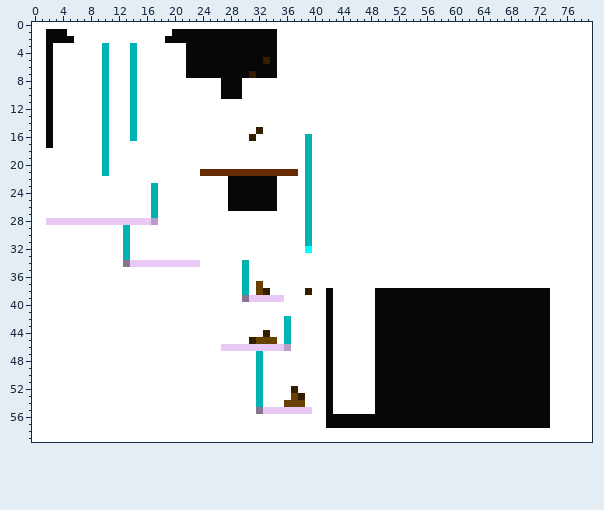
One commit to this sprite sheet: source/level_data/layouts/level4/layer1.png. The picture above is the old version.
The file is 80x60 pixels.
And afterwards:
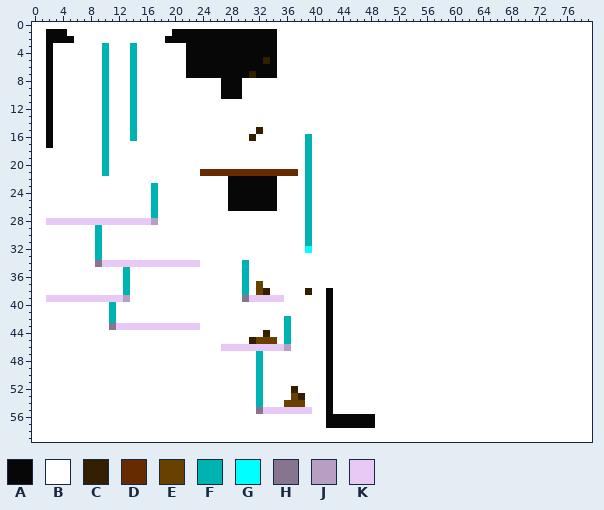
Palette (. is transparent): A #070707  B #ffffff  C #331f00  D #662b00  E #684000  F #00b3b3  G #00ffff  H #87758f  J #b79ec2  K #e8c9f6
The edit:
y 29..33: x 9 B -> F; x 13 F -> B
y 34: x 9..13 BBBBH -> HKKKK
y 35..37: x 13 B -> F
y 38: x 13 B -> F; x 49..73 AAAAAAAAAAAAAAAAAAAAAAAAA -> BBBBBBBBBBBBBBBBBBBBBBBBB
y 39: x 2..13 BBBBBBBBBBBB -> KKKKKKKKKKKJ; x 49..73 AAAAAAAAAAAAAAAAAAAAAAAAA -> BBBBBBBBBBBBBBBBBBBBBBBBB
y 40..42: x 11 B -> F; x 49..73 AAAAAAAAAAAAAAAAAAAAAAAAA -> BBBBBBBBBBBBBBBBBBBBBBBBB
y 43: x 11..23 BBBBBBBBBBBBB -> HKKKKKKKKKKKK; x 49..73 AAAAAAAAAAAAAAAAAAAAAAAAA -> BBBBBBBBBBBBBBBBBBBBBBBBB
y 44..57: x 49..73 AAAAAAAAAAAAAAAAAAAAAAAAA -> BBBBBBBBBBBBBBBBBBBBBBBBB
